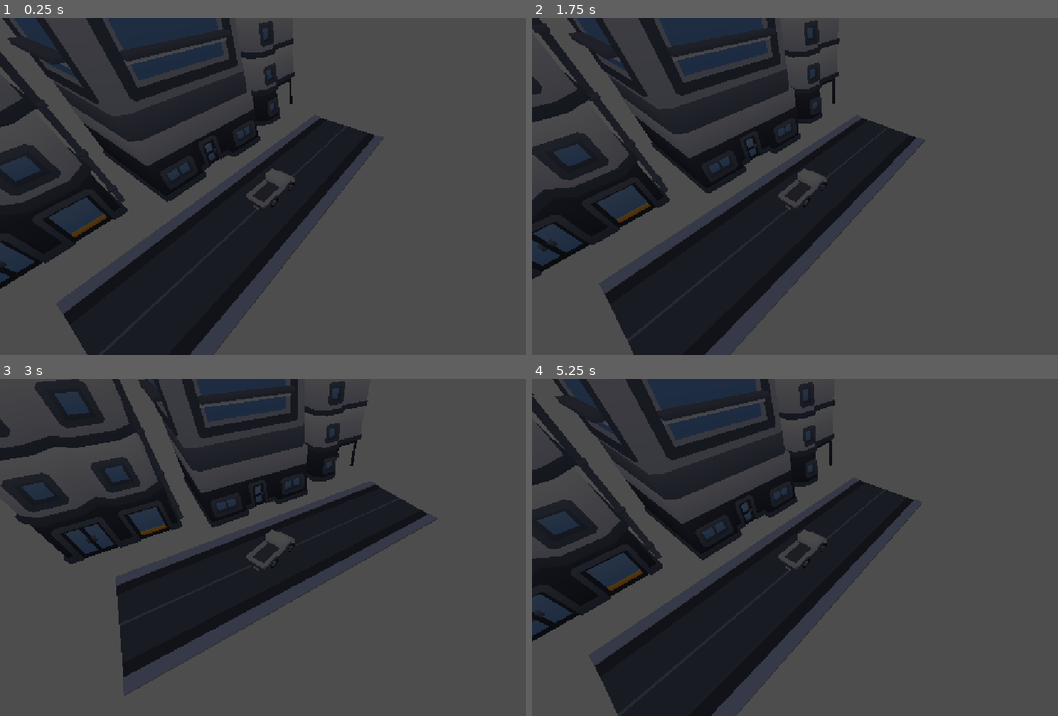
Above: before the commit, frames 1-4 (two rows, left to right).
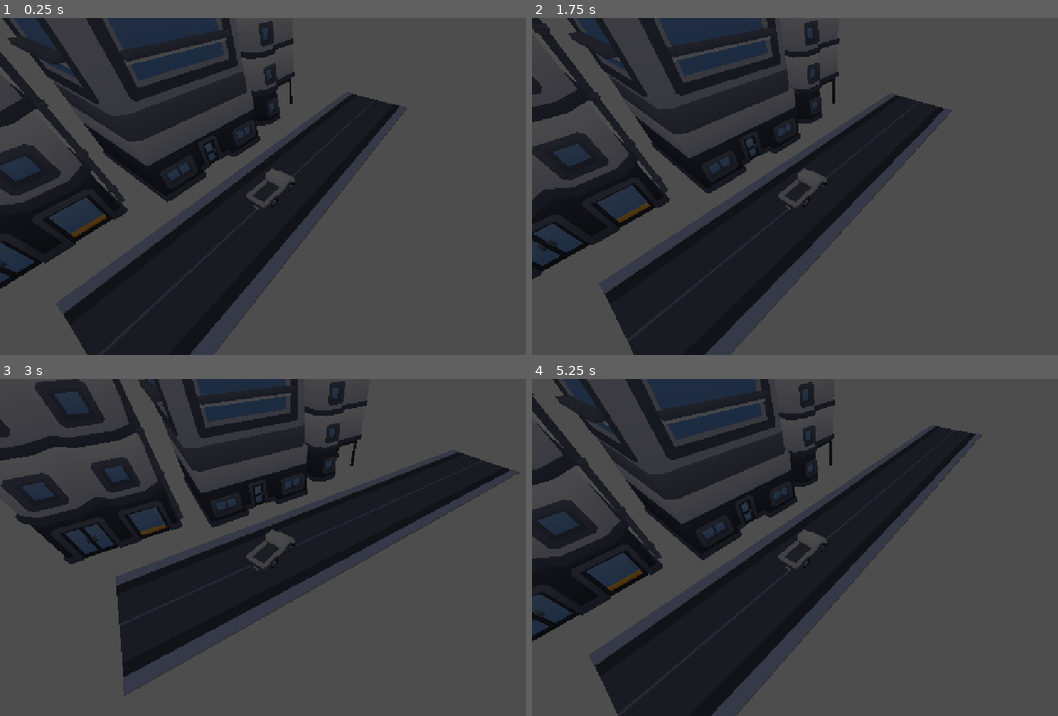
Above: after the commit, the same moments.

Repository: bren96/open-road
Game: Godot game, scene res://main.tscn
The game is run twice, just before and just after one commit, with the same random seed, the same clock (stepped at 60 frames per second) and the same inputs.
Inputs:
- Up to frame 1 (0.25 s): no input
- Up to frame 2 (1.75 s): tap Enter at 0.5 s; hold Right (turn_right) 0.53-1.28 s; tap Space at 1.25 s; hold Down (reverse) from 1.28 s (still down)
- Up to frame 3 (3 s): release Down (reverse) at 2.03 s; hold Right (turn_right) 2.03-2.78 s; hold Up (accelerate) from 2.78 s (still down)
- Up to frame 4 (5.25 s): release Up (accelerate) at 3.53 s; hold Left (turn_left) 3.53-5.03 s; tap Enter at 5 s; hold Down (reverse) from 5.03 s (still down)

The runs differ from the first frame. In frame 1, 1.0% of the frame differs, in the area x 41-78%, y 22-54%; in frame 2, 1.1%; in frame 3, 2.3%, in the area x 71-99%, y 21-44%; in frame 4, 2.2%.

Commit message:
feature: generate new road segment every n frames

Diff:
--- a/main.tscn
+++ b/main.tscn
@@ -2,6 +2,7 @@
 
 [ext_resource type="PackedScene" uid="uid://c7rbgbknjd26j" path="res://scenes/road.tscn" id="1_h2yge"]
 [ext_resource type="PackedScene" uid="uid://crda6t4tsj1tc" path="res://scenes/city.tscn" id="2_1bvp3"]
+[ext_resource type="Script" uid="uid://bcrxt44wp3sx1" path="res://scenes/street.gd" id="3_1bvp3"]
 [ext_resource type="PackedScene" uid="uid://bpbbhdu8hbbeo" path="res://scenes/vehicle.tscn" id="3_lquwl"]
 
 [sub_resource type="Environment" id="Environment_c5efw"]
@@ -14,23 +15,21 @@
 environment = SubResource("Environment_c5efw")
 
 [node name="Vehicle" parent="." unique_id=1554288108 instance=ExtResource("3_lquwl")]
-transform = Transform3D(-1, 0, -8.742278e-08, 0, 1, 0, 8.742278e-08, 0, -1, 0, 0, 0)
 
-[node name="City - Left" parent="." unique_id=386905271 instance=ExtResource("2_1bvp3")]
-transform = Transform3D(-4.371139e-08, 0, -1, 0, 1, 0, 1, 0, -4.371139e-08, -8, 0, 0)
+[node name="Biome" type="Node3D" parent="." unique_id=1579960647]
 
-[node name="City - Right" parent="." unique_id=627773161 instance=ExtResource("2_1bvp3")]
+[node name="City" parent="Biome" unique_id=627773161 instance=ExtResource("2_1bvp3")]
 transform = Transform3D(-4.371139e-08, 0, 1, 0, 1, 0, -1, 0, -4.371139e-08, 8, 0, 0)
-visible = false
 
 [node name="Street" type="Node3D" parent="." unique_id=612890574]
+script = ExtResource("3_1bvp3")
 
-[node name="Road - Forward" parent="Street" unique_id=1475849947 instance=ExtResource("1_h2yge")]
+[node name="Road1" parent="Street" unique_id=1475849947 instance=ExtResource("1_h2yge")]
 transform = Transform3D(1, 0, 0, 0, 1, 0, 0, 0, 1, 0, 0, -6)
 
-[node name="Road - Center" parent="Street" unique_id=788107998 instance=ExtResource("1_h2yge")]
+[node name="Road2" parent="Street" unique_id=788107998 instance=ExtResource("1_h2yge")]
 
-[node name="Road - Backward" parent="Street" unique_id=1736693932 instance=ExtResource("1_h2yge")]
+[node name="Road3" parent="Street" unique_id=1736693932 instance=ExtResource("1_h2yge")]
 transform = Transform3D(1, 0, 0, 0, 1, 0, 0, 0, 1, 0, 0, 6)
 
 [node name="Ground" type="StaticBody3D" parent="." unique_id=1322119122]
--- /dev/null
+++ b/scenes/street.gd
@@ -0,0 +1,31 @@
+extends Node3D
+
+
+# Called when the node enters the scene tree for the first time.
+func _ready() -> void:
+	pass # Replace with function body.
+
+
+# Called every frame. 'delta' is the elapsed time since the previous frame.
+func _process(delta: float) -> void:
+	# evyer n frames, procedurally generate
+	if Engine.get_process_frames() % 150 == 0:
+		handle_proc_generation()
+
+
+func handle_proc_generation() -> void:
+	# generate next segment
+	# add segment to scene
+	var next_segment = generate_next_road_segment()
+	add_child(next_segment)
+	print(next_segment.position)
+
+
+func generate_next_road_segment() -> Node3D:
+	# get last segment
+	# duplicate as next segment
+	# transform ahead of previous
+	var last_segment = get_child(-1)
+	var next_segment = last_segment.duplicate()
+	next_segment.position.z += 6.0
+	return next_segment
--- a/scenes/vehicle.gd
+++ b/scenes/vehicle.gd
@@ -13,8 +13,6 @@
 
 # Called every frame. 'delta' is the elapsed time since the previous frame.
 func _process(delta: float) -> void:
-	print(engine_force)
-
 	# first handle steering
 	if Input.is_action_pressed(&"turn_left"):
 		on_turn_left(delta)
Not shown, added: scenes/street.gd.uid
